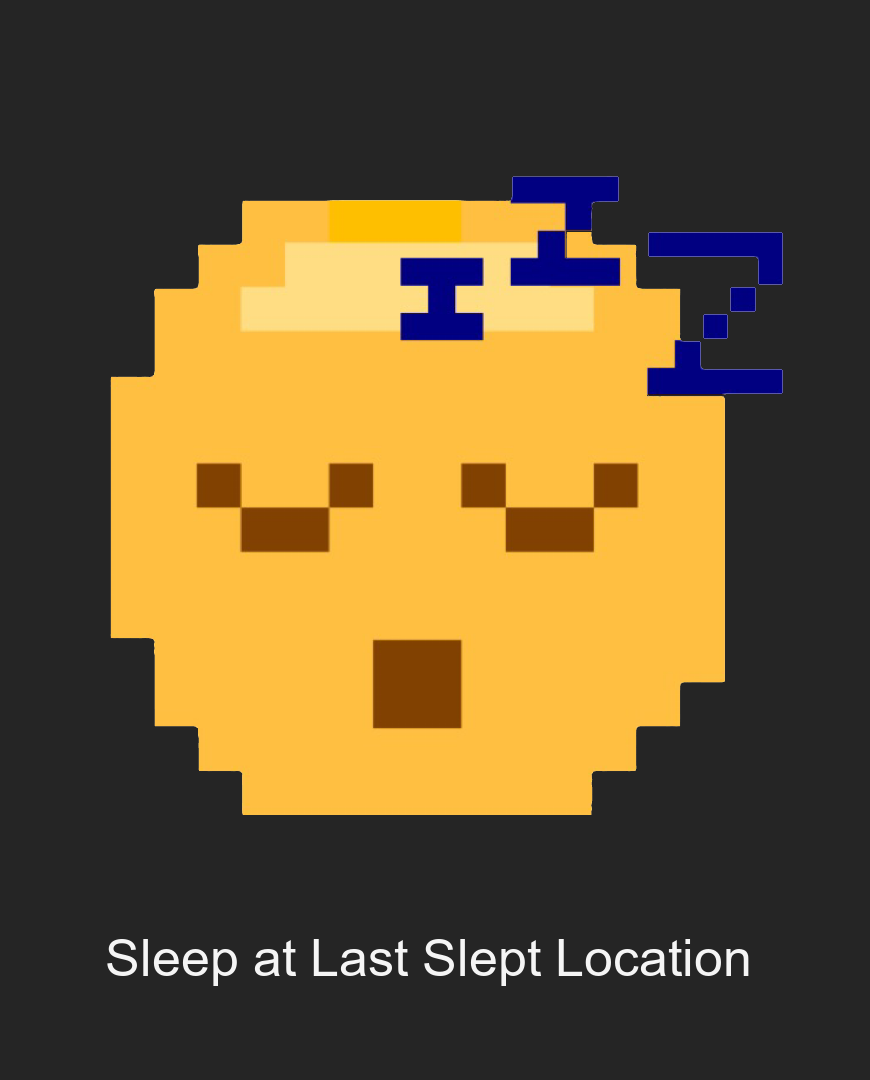
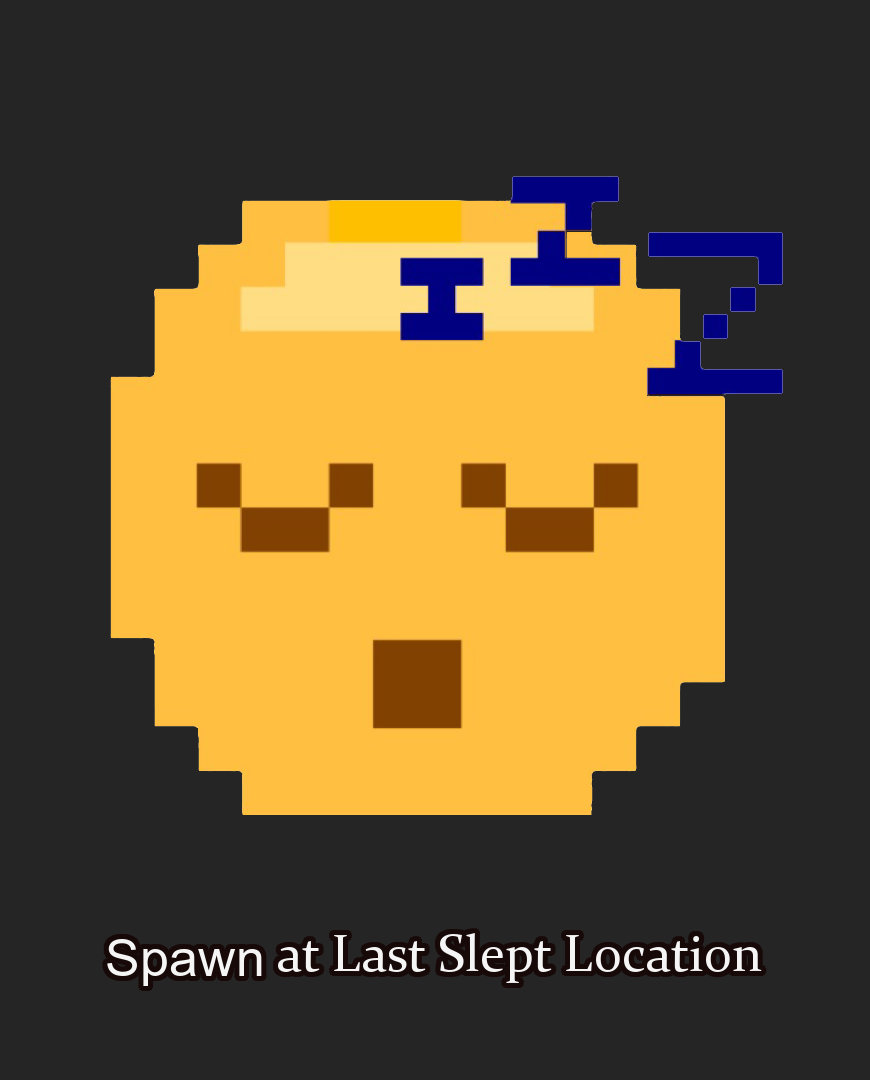
Layered file, before and after one edit (870px x 1080px). Changes by layer:
renamed "Sleep at Last Slept Location" to "Spawn at Last Slept Location", painted on it over [107,933,762,986]
added layer "Outline for text" above "Layer" over [102,928,767,991]
